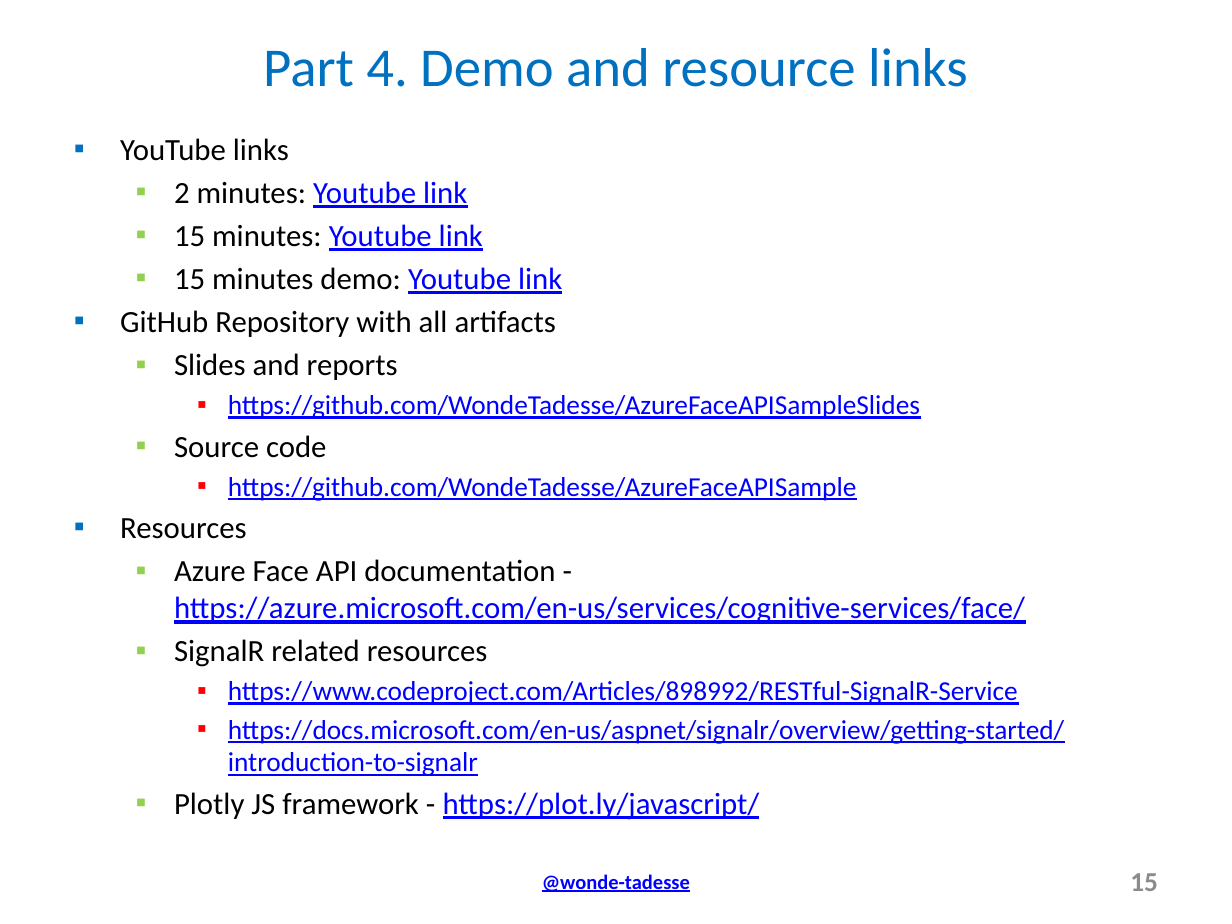
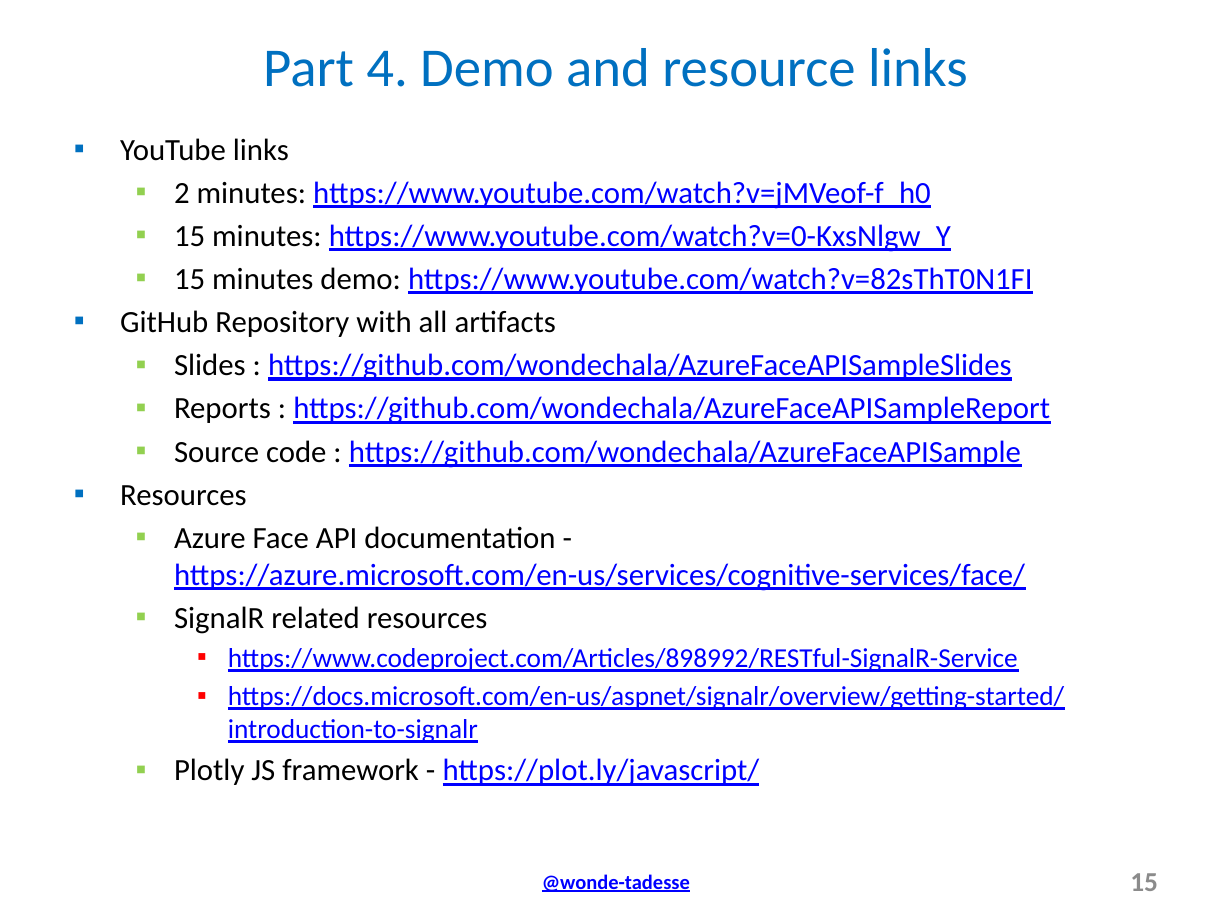
Before and after one commit to wondechala/AzureFaceAPISampleSlides, a slide deck: slide 15 of Azure Face API with Real-Time Message Broker(RTMB) Service and Plotly JS_WondeTadesse- 15 Min.pptx. Drawn at 1232x924 pixels with LibreOffice and Linux fonts; fonts in the diff are those of the drawing. Boxes give left, top, right and bottom in pixels: in the first picture for what was removed or moved away, otherwise in the second. Text is boxed around its words. In the diff, an @@ line names an element or a change of style, - is before the commit and + after.

Commit message:
File content is updated.

```diff
--- a/Azure Face API with Real-Time Message Broker(RTMB) Service and Plotly JS_WondeTadesse- 15 Min.pptx
+++ b/Azure Face API with Real-Time Message Broker(RTMB) Service and Plotly JS_WondeTadesse- 15 Min.pptx
@@ text at (x1=174, y1=181, x2=1032, y2=294): text changed; text colour #000000 to #0000FF @@
-  ▪ 2 minutes: Youtube link
-  ▪ 15 minutes: Youtube link
-  ▪ 15 minutes demo: Youtube link
+  ▪ 2 minutes: https://www.youtube.com/watch?v=jMVeof-f_h0
+  ▪ 15 minutes: https://www.youtube.com/watch?v=0-KxsNlgw_Y
+  ▪ 15 minutes demo: https://www.youtube.com/watch?v=82sThT0N1FI
@@ text at (x1=174, y1=353, x2=1050, y2=468): text changed; size 16 to 18 pt @@
-  ▪ Slides and reports
-    ▪ https://github.com/WondeTadesse/AzureFaceAPISampleSlides
-  ▪ Source code
-    ▪ https://github.com/WondeTadesse/AzureFaceAPISample
+  ▪ Slides : https://github.com/wondechala/AzureFaceAPISampleSlides
+  ▪ Reports : https://github.com/wondechala/AzureFaceAPISampleReport
+  ▪ Source code : https://github.com/wondechala/AzureFaceAPISample
```
